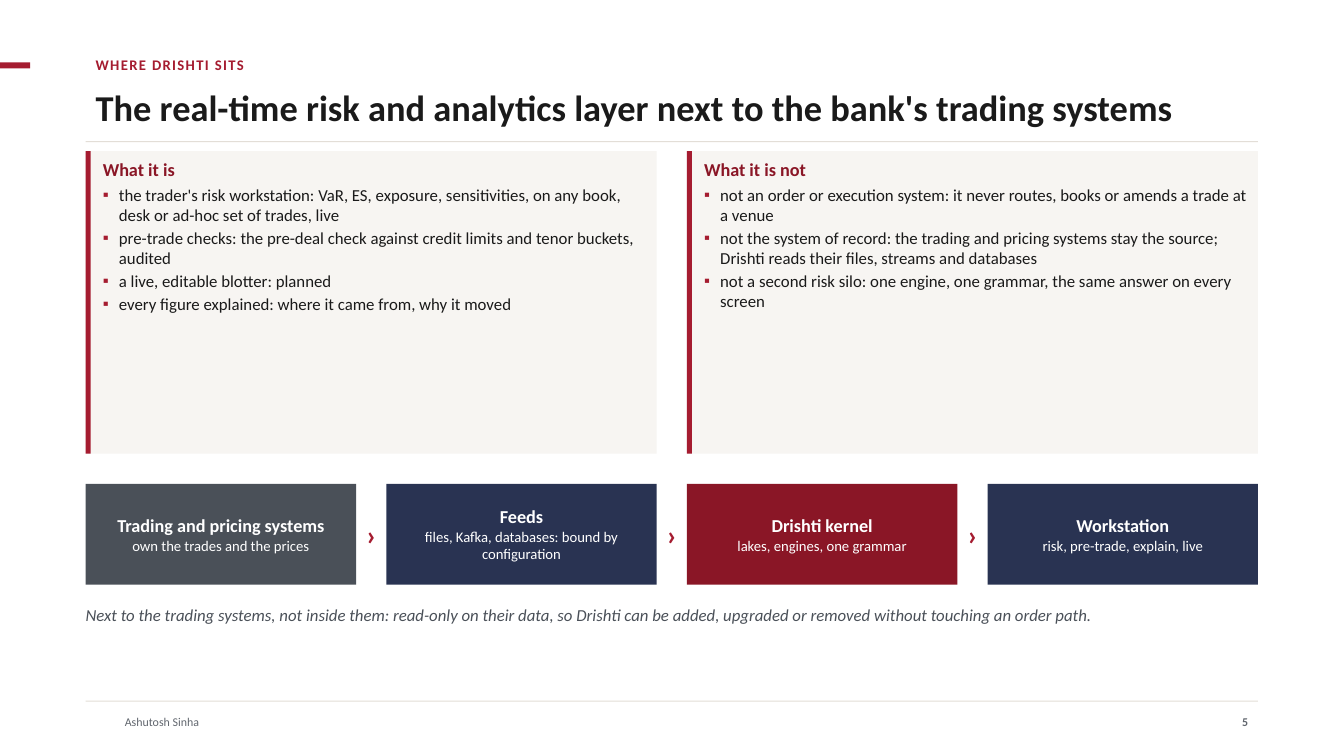
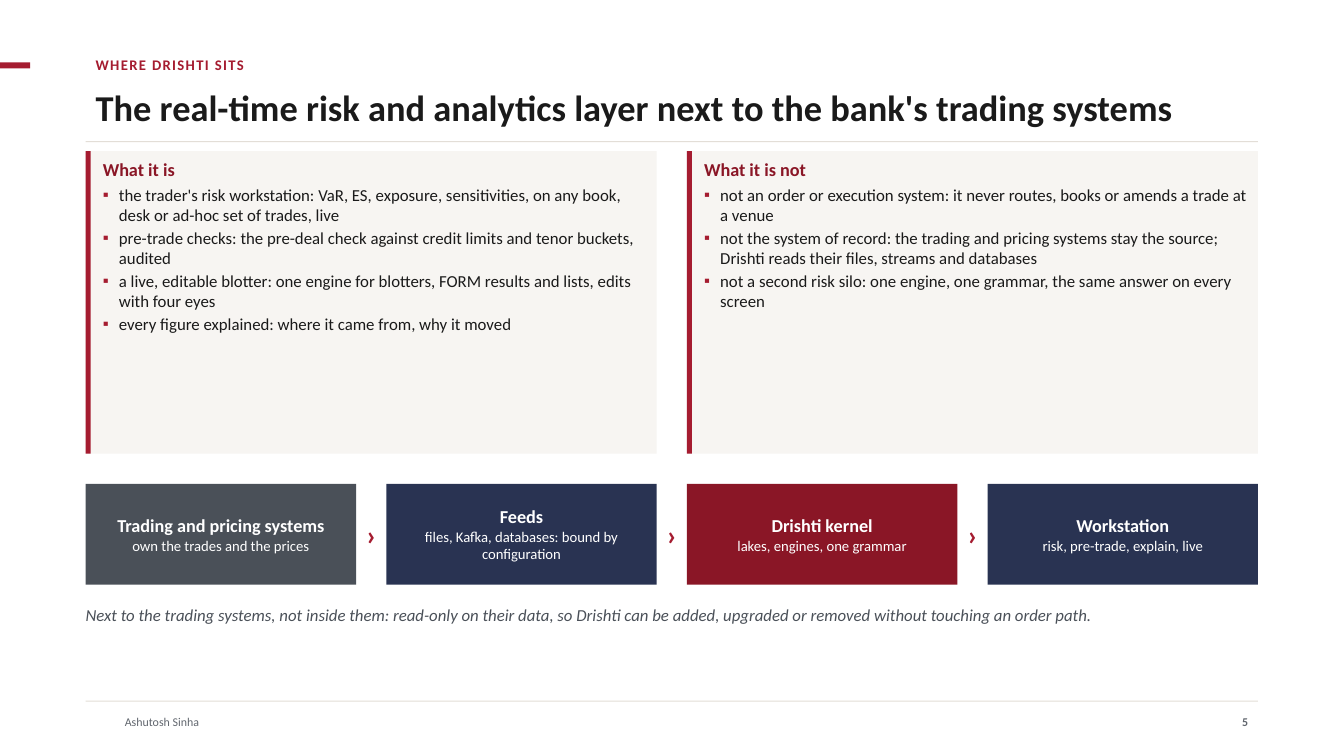
Before and after one commit to ajsinha/drishti, a slide deck: slide 5 of docs/publications/Drishti-VaR-Engine.pptx. Drawn at 1344x756 pixels with LibreOffice and Linux fonts; fonts in the diff are those of the drawing; background and template pictures are left out. Boxes give left, top, right and bottom in pixels: in the first picture for what was removed or moved away, otherwise in the second. Text is boxed around its words. In the diff, an @@ line names an element or a change of style, - is before the commit and + after.

Commit message:
Decks: slogan pair, live results and blotters, source systems, Pack designer modes, storage parity and retention, the top bar; AWS titles and table fit

```diff
--- a/docs/publications/Drishti-VaR-Engine.pptx
+++ b/docs/publications/Drishti-VaR-Engine.pptx
@@ text at <box>119,275,631,310</box>: text changed @@
-▪ a live, editable blotter: planned
+▪ a live, editable blotter: one engine for blotters, FORM results and lists, edits with four eyes
```
Also in this commit, not shown: 11 other slides changed, 9 slides added, 5 other files.
